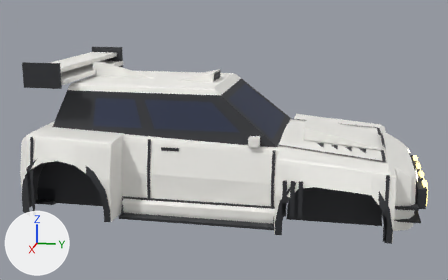
Before and after pictures for a commit that changed the FBX model assets/meshes/tsubasa/Tsubasa.fbx.
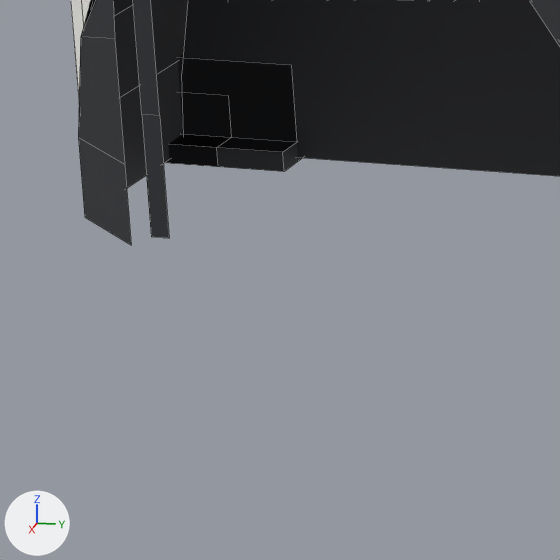
The first picture shows the older version from a 50 mm lens placed at (19.91, 4.27, 5.36), pointed at (0.17, 0.32, 0.43). The close-ups show the older and then the newer version on the part from 2% to 21% of the width and 64% to 94% of the height of that picture. Only the edits that show in the close-ups are written down. The lights are fixed; the arrows at lower left show +X, +Y and +Z. The close-ups show mesh edges as thin lines.

Objects in the first close-up: 'ArchLip_RR', 'Ink_BumpR_R', 'Opt_Diffuser_Race_AccDiffuserRace', 'Opt_Diffuser_Road_AccDiffuser', 'Underbody', 'WheelWell' and 1 more.
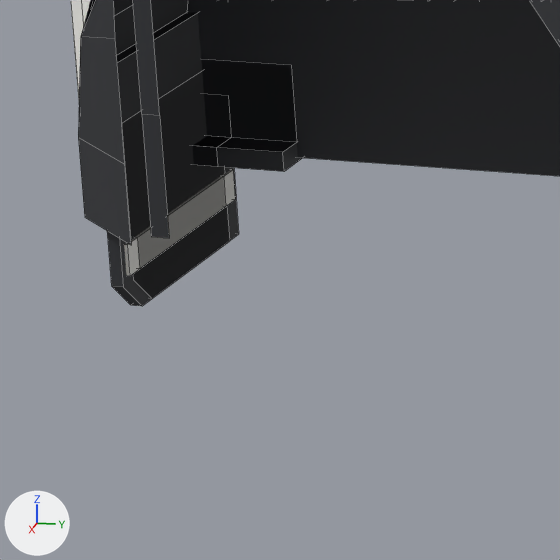
What differs and where, as boxes [x1, y1, x2, y2] in the close-ups (560 x 560 px):
'Opt_Mudflaps_Long_AccMudflapsLong', added: after [107, 12, 239, 306]
'Opt_Mudflaps_Rally_AccMudflaps', added: after [122, 71, 229, 298]
'Opt_Mudflaps_Long_AccMudflapsLongBand', added: after [124, 170, 235, 276]
'Opt_Mudflaps_Rally_AccMudflapsBand', added: after [136, 176, 226, 268]
'Underbody', unchanged, covered by the edit: before [113, 0, 188, 188]; after [113, 0, 188, 56]

What changed in the scene script:
```text
Add me_opt_mudflaps_rally_accmudflaps:
    me_opt_mudflaps_rally_accmudflaps.from_pydata(...)  # 40 vertices, 28 faces; spans x -3.06..3.06, y -5.38..2.78, z -1.95..-1.0
    me_opt_mudflaps_rally_accmudflaps.materials.append(mat_trim)  # dark grey #2f3035
Add me_opt_mudflaps_long_accmudflapslongband:
    me_opt_mudflaps_long_accmudflapslongband.from_pydata(...)  # a box spanning x 2.04..3.12, y 2.7..2.8, z -1.75..-1.59; a box spanning x -3.12..-2.04, y 2.7..2.8, z -1.75..-1.59; a box spanning x 2.04..3.12, y -5.4..-5.3, z -1.75..-1.59; a box spanning x -3.12..-2.04, y -5.4..-5.3, z -1.75..-1.59
    me_opt_mudflaps_long_accmudflapslongband.materials.append(mat_body)  # white #f7f6f1
Add me_opt_mudflaps_long_accmudflapslong:
    me_opt_mudflaps_long_accmudflapslong.from_pydata(...)  # 40 vertices, 28 faces; spans x -3.16..3.16, y -5.38..2.78, z -1.95..-0.7
    me_opt_mudflaps_long_accmudflapslong.materials.append(mat_trim)  # dark grey #2f3035
Add me_opt_mudflaps_rally_accmudflapsband:
    me_opt_mudflaps_rally_accmudflapsband.from_pydata(...)  # a box spanning x 2.14..3.02, y 2.7..2.8, z -1.75..-1.59; a box spanning x -3.02..-2.14, y 2.7..2.8, z -1.75..-1.59; a box spanning x 2.14..3.02, y -5.4..-5.3, z -1.75..-1.59; a box spanning x -3.02..-2.14, y -5.4..-5.3, z -1.75..-1.59
    me_opt_mudflaps_rally_accmudflapsband.materials.append(mat_body)  # white #f7f6f1
Add ob_opt_mudflaps_rally_accmudflaps:
    ob_opt_mudflaps_rally_accmudflaps = bpy.data.objects.new('Opt_Mudflaps_Rally_AccMudflaps', me_opt_mudflaps_rally_accmudflaps)
    ob_opt_mudflaps_rally_accmudflaps.location = (0.0, 0.0, 0.0)
Add ob_opt_mudflaps_long_accmudflapslongband:
    ob_opt_mudflaps_long_accmudflapslongband = bpy.data.objects.new('Opt_Mudflaps_Long_AccMudflapsLongBand', me_opt_mudflaps_long_accmudflapslongband)
    ob_opt_mudflaps_long_accmudflapslongband.location = (0.0, 0.0, 0.0)
Add ob_opt_mudflaps_long_accmudflapslong:
    ob_opt_mudflaps_long_accmudflapslong = bpy.data.objects.new('Opt_Mudflaps_Long_AccMudflapsLong', me_opt_mudflaps_long_accmudflapslong)
    ob_opt_mudflaps_long_accmudflapslong.location = (0.0, 0.0, 0.0)
Add ob_opt_mudflaps_rally_accmudflapsband:
    ob_opt_mudflaps_rally_accmudflapsband = bpy.data.objects.new('Opt_Mudflaps_Rally_AccMudflapsBand', me_opt_mudflaps_rally_accmudflapsband)
    ob_opt_mudflaps_rally_accmudflapsband.location = (0.0, 0.0, 0.0)
```
